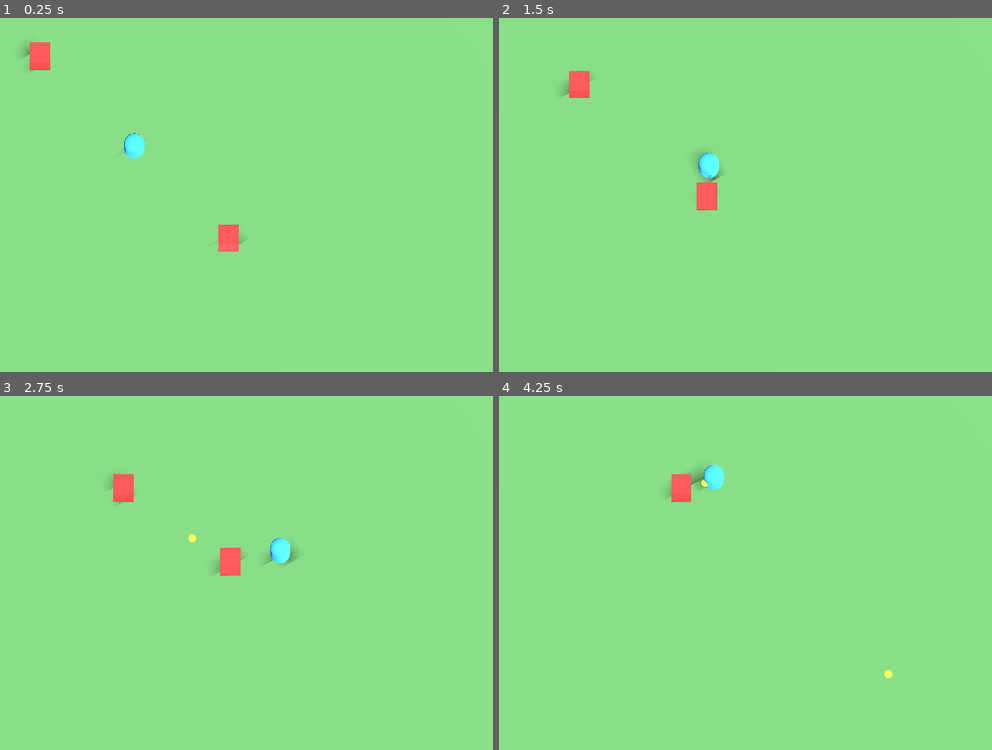
Above: before the commit, frames 1-4 (two rows, left to right).
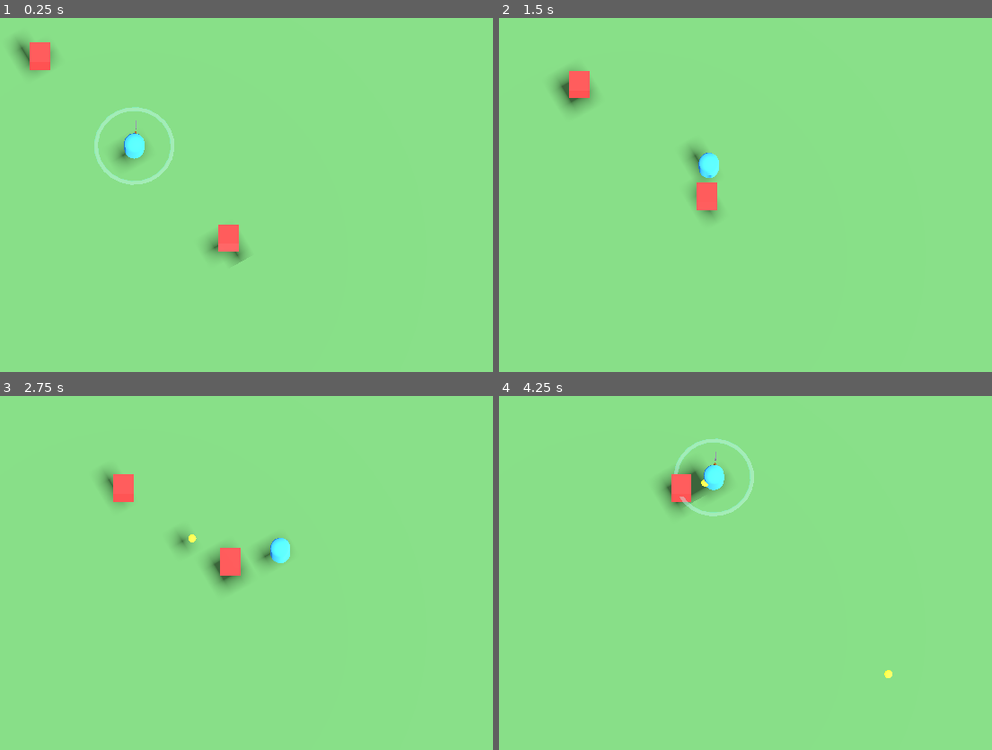
Above: after the commit, the same moments.

Repository: Matthew-Booth-Py/boopbop
Game: Godot game, scene res://scenes/main.tscn
Same seed, same stepped clock (60 frames per second), same inputs: the game is played once before the commit and once after it.
Inputs:
- Up to frame 1 (0.25 s): no input
- Up to frame 2 (1.5 s): hold Right (ui_right) 0.53-1.28 s; hold Down (ui_down) from 1.28 s (still down)
- Up to frame 3 (2.75 s): release Down (ui_down) at 2.03 s; hold Right (ui_right) from 2.03 s (still down)
- Up to frame 4 (4.25 s): release Right (ui_right) at 2.78 s; hold Up (ui_up) 2.78-3.53 s; hold Left (ui_left) from 3.53 s (still down)

The runs differ from the first frame. In frame 1, 1.2% of the frame differs, in the area x 2-51%, y 5-70%; in frame 2, 0.7%; in frame 3, 0.9%; in frame 4, 1.1%.

Commit message:
First weapon added.

Diff:
--- a/scenes/main.tscn
+++ b/scenes/main.tscn
@@ -1,22 +1,22 @@
 [gd_scene load_steps=7 format=3 uid="uid://b6yqxvj8u7m2q"]
 
-[ext_resource type="PackedScene" uid="uid://c4j8k2m9p1x3r" path="res://scenes/player.tscn" id="1_player"]
-[ext_resource type="PackedScene" uid="uid://e5j7l9m2n8k6p" path="res://scenes/enemy.tscn" id="2_enemy"]
-
-[sub_resource type="PlaneMesh" id="PlaneMesh_ground"]
-size = Vector2(50, 50)
-
-[sub_resource type="StandardMaterial3D" id="StandardMaterial3D_ground"]
-albedo_color = Color(0.3, 0.5, 0.3, 1)
-
-[sub_resource type="BoxShape3D" id="BoxShape3D_ground"]
-size = Vector3(50, 0.1, 50)
+[ext_resource type="PackedScene" uid="uid://c4j8k2nap1x3r" path="res://scenes/player.tscn" id="1_player"]
+[ext_resource type="PackedScene" uid="uid://ba5c07ps31pfx" path="res://scenes/enemy.tscn" id="2_enemy"]
 
 [sub_resource type="Environment" id="Environment_main"]
 background_mode = 1
 background_color = Color(0.4, 0.5, 0.6, 1)
 ambient_light_source = 2
 ambient_light_color = Color(0.8, 0.8, 0.8, 1)
+
+[sub_resource type="StandardMaterial3D" id="StandardMaterial3D_ground"]
+albedo_color = Color(0.3, 0.5, 0.3, 1)
+
+[sub_resource type="PlaneMesh" id="PlaneMesh_ground"]
+size = Vector2(50, 50)
+
+[sub_resource type="BoxShape3D" id="BoxShape3D_ground"]
+size = Vector3(50, 0.1, 50)
 
 [node name="Main" type="Node3D"]
 
@@ -35,6 +35,7 @@
 [node name="Ground" type="StaticBody3D" parent="."]
 
 [node name="GroundMesh" type="MeshInstance3D" parent="Ground"]
+transform = Transform3D(1, 0, 0, 0, 1, 0, 0, 0, 1, -2.5452747, -1.5815285, 2.3750048)
 material_override = SubResource("StandardMaterial3D_ground")
 mesh = SubResource("PlaneMesh_ground")
 
@@ -42,7 +43,6 @@
 shape = SubResource("BoxShape3D_ground")
 
 [node name="Player" parent="." instance=ExtResource("1_player")]
-transform = Transform3D(1, 0, 0, 0, 1, 0, 0, 0, 1, 0, 0, 0)
 
 [node name="Enemy" parent="." instance=ExtResource("2_enemy")]
 transform = Transform3D(1, 0, 0, 0, 1, 0, 0, 0, 1, 5, 0, 5)
--- a/scenes/player.tscn
+++ b/scenes/player.tscn
@@ -16,6 +16,38 @@
 
 [sub_resource type="SphereShape3D" id="SphereShape3D_attack"]
 radius = 2.0
+
+[sub_resource type="StandardMaterial3D" id="StandardMaterial3D_axe_handle"]
+albedo_color = Color(0.4, 0.25, 0.1, 1)
+
+[sub_resource type="CylinderMesh" id="CylinderMesh_handle"]
+material = SubResource("StandardMaterial3D_axe_handle")
+top_radius = 0.05
+bottom_radius = 0.05
+height = 0.8
+
+[sub_resource type="StandardMaterial3D" id="StandardMaterial3D_axe_blade"]
+albedo_color = Color(0.7, 0.7, 0.8, 1)
+metallic = 0.8
+roughness = 0.3
+
+[sub_resource type="BoxMesh" id="BoxMesh_blade"]
+material = SubResource("StandardMaterial3D_axe_blade")
+size = Vector3(0.4, 0.3, 0.05)
+
+[sub_resource type="StandardMaterial3D" id="StandardMaterial3D_arc"]
+transparency = 1
+albedo_color = Color(0.3, 0.7, 1, 0.4)
+emission_enabled = true
+emission = Color(0.3, 0.7, 1, 1)
+emission_energy_multiplier = 1.5
+
+[sub_resource type="TorusMesh" id="TorusMesh_arc"]
+material = SubResource("StandardMaterial3D_arc")
+inner_radius = 1.8
+outer_radius = 2.0
+rings = 24
+ring_segments = 6
 
 [node name="Player" type="CharacterBody3D"]
 collision_layer = 1
@@ -37,3 +69,20 @@
 [node name="CollisionShape3D" type="CollisionShape3D" parent="AttackArea"]
 transform = Transform3D(1, 0, 0, 0, 1, 0, 0, 0, 1, 0, 1, 0)
 shape = SubResource("SphereShape3D_attack")
+
+[node name="AxeVisual" type="Node3D" parent="."]
+transform = Transform3D(1, 0, 0, 0, 1, 0, 0, 0, 1, 0, 1, 0)
+visible = false
+
+[node name="Handle" type="MeshInstance3D" parent="AxeVisual"]
+transform = Transform3D(1, 0, 0, 0, 1, 0, 0, 0, 1, 0.6, 0, 0)
+mesh = SubResource("CylinderMesh_handle")
+
+[node name="Blade" type="MeshInstance3D" parent="AxeVisual"]
+transform = Transform3D(1, 0, 0, 0, 1, 0, 0, 0, 1, 1.0, 0.3, 0)
+mesh = SubResource("BoxMesh_blade")
+
+[node name="ArcIndicator" type="MeshInstance3D" parent="AxeVisual"]
+transform = Transform3D(-4.37114e-08, 0, 1, 0, 1, 0, -1, 0, -4.37114e-08, 0, 0, 0)
+visible = true
+mesh = SubResource("TorusMesh_arc")
--- a/scripts/player.gd
+++ b/scripts/player.gd
@@ -9,6 +9,7 @@
 var attack_timer: float = 0.0
 
 @onready var attack_area: Area3D = $AttackArea
+@onready var axe_visual: Node3D = $AxeVisual
 
 func _ready() -> void:
 	# Set up collision layers
@@ -18,6 +19,10 @@
 	if attack_area:
 		attack_area.collision_layer = 0
 		attack_area.collision_mask = 2  # Can detect Layer 2: Enemy
+
+	# Hide axe by default
+	if axe_visual:
+		axe_visual.visible = false
 
 func _physics_process(delta: float) -> void:
 	# Handle movement
@@ -43,12 +48,36 @@
 	if not attack_area:
 		return
 
+	# Show and animate axe
+	play_attack_animation()
+
 	# Get all enemies in attack range
 	var enemies := attack_area.get_overlapping_bodies()
 	for enemy in enemies:
 		if enemy.has_method("take_damage"):
 			enemy.take_damage(attack_damage)
 			print("Player attacked enemy for ", attack_damage, " damage")
+
+func play_attack_animation() -> void:
+	if not axe_visual:
+		return
+
+	# Show the axe
+	axe_visual.visible = true
+
+	# Reset rotation
+	axe_visual.rotation.y = -PI / 2  # Start position (-90 degrees)
+
+	# Create tween for swing animation
+	var tween := create_tween()
+	tween.set_ease(Tween.EASE_OUT)
+	tween.set_trans(Tween.TRANS_QUAD)
+
+	# Swing from left to right (180 degree arc)
+	tween.tween_property(axe_visual, "rotation:y", PI / 2, 0.3)
+
+	# Hide after animation completes
+	tween.tween_callback(func(): axe_visual.visible = false)
 
 func take_damage(amount: int) -> void:
 	health -= amount
Not shown: 1 places in scenes/player.tscn that only renumber resources
Not shown, added: AXE_IMPLEMENTATION.md
Not shown, changed: README.md
